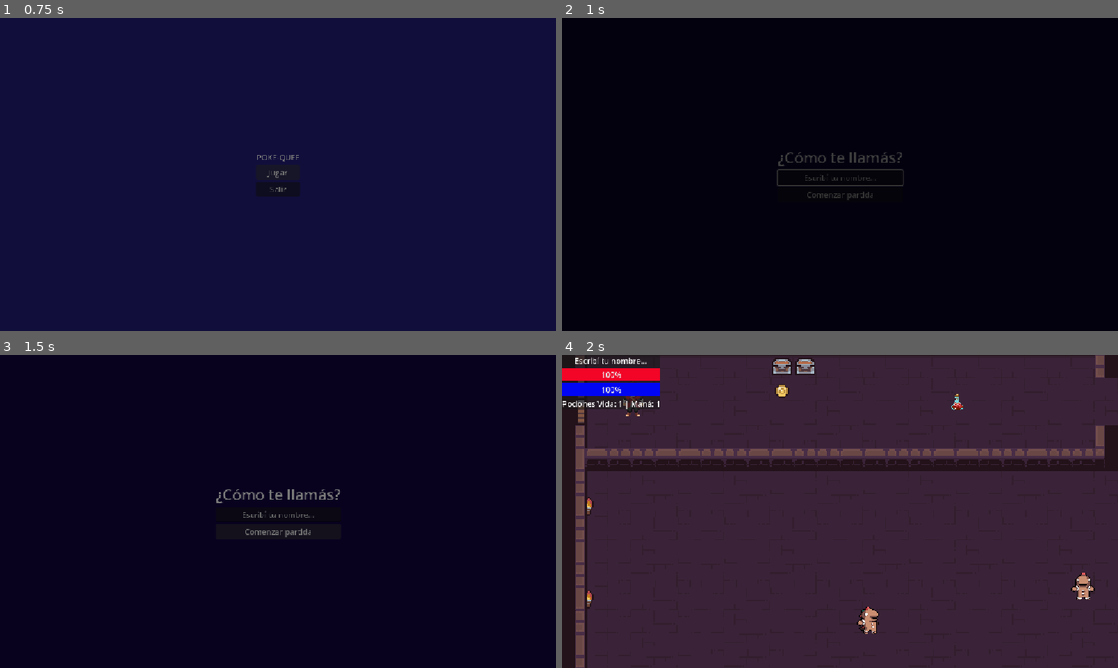
Above: before the commit, frames 1-4 (two rows, left to right).
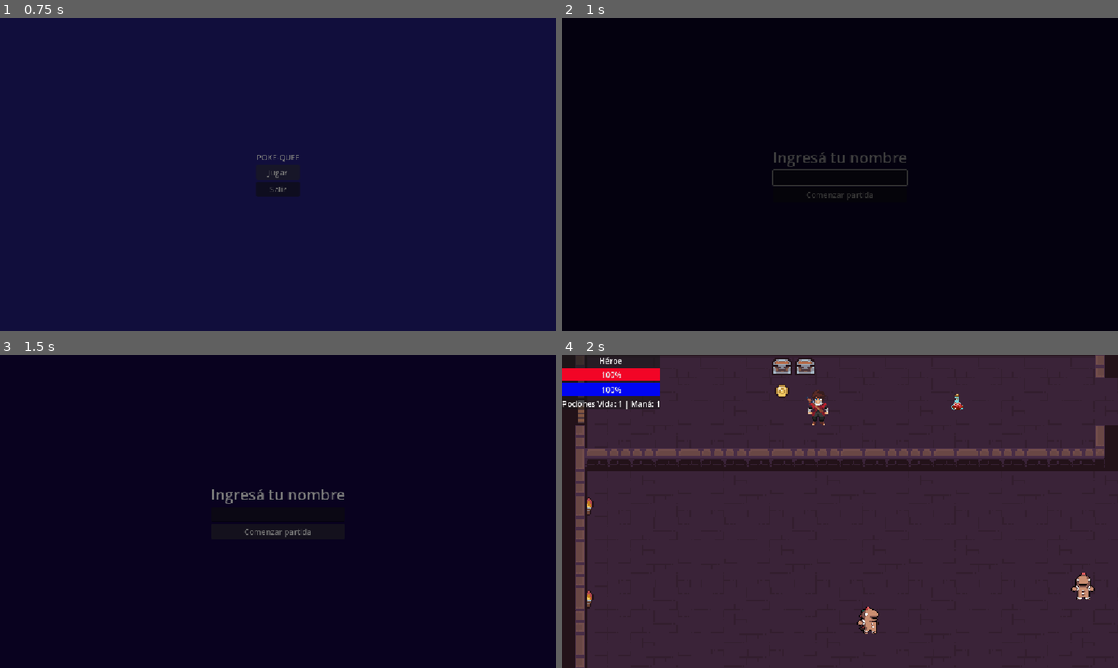
Above: after the commit, the same moments.

Repository: deffeu1/poke-que
Game: Godot game, scene res://escenas/MainMenu.tscn
Two runs of this game, one before a commit and one after it. Both use one fixed random seed, a clock stepped at 60 frames per second and the inputs below. Sound files missing from this copy of the repository are replaced by a short silence.
Inputs:
- Up to frame 1 (0.75 s): click "Jugar" at 0.5 s
- Up to frame 2 (1 s): no input
- Up to frame 3 (1.5 s): click "Comenzar partida" at 1.25 s
- Up to frame 4 (2 s): no input

Frame 1 is identical in both runs. In frame 2, 0.5% of the frame differs, in the area x 37-63%, y 42-59%; in frame 3, 0.5%, in the area x 38-62%, y 42-59%; in frame 4, 0.5%.

Commit message:
a

Diff:
--- a/poke-quee/escenas/NameInput.tscn
+++ b/poke-quee/escenas/NameInput.tscn
@@ -37,13 +37,12 @@
 [node name="Label" type="Label" parent="VBoxContainer" unique_id=406748453]
 layout_mode = 2
 theme_override_font_sizes/font_size = 31
-text = "¿Cómo te llamás?"
+text = "Ingresá tu nombre"
 horizontal_alignment = 1
 vertical_alignment = 1
 
 [node name="NameLineEdit" type="LineEdit" parent="VBoxContainer" unique_id=461227955]
 layout_mode = 2
-text = "Escribí tu nombre..."
 alignment = 1
 
 [node name="ConfirmButton" type="Button" parent="VBoxContainer" unique_id=1107397954]
--- a/poke-quee/escenas/world.tscn
+++ b/poke-quee/escenas/world.tscn
@@ -393,7 +393,7 @@
 tile_set = SubResource("TileSet_d0njd")
 
 [node name="character body" parent="." unique_id=1430670121 instance=ExtResource("2_58mta")]
-position = Vector2(49, 45)
+position = Vector2(177, 51)
 
 [node name="AudioPasos" type="AudioStreamPlayer" parent="character body" unique_id=89902777]
 stream = ExtResource("4_hiicl")
@@ -437,7 +437,7 @@
 volume_db = -20.411
 
 [node name="KeyPickup" parent="." unique_id=1294771555 instance=ExtResource("7_d0njd")]
-position = Vector2(118, 479)
+position = Vector2(536, 236)
 sonido_llave = ExtResource("12_7tvrm")
 
 [node name="BossEnemy" parent="." unique_id=2049287388 node_paths=PackedStringArray("segunda_ubicacion") instance=ExtResource("8_slmik")]
Not shown, added: poke-quee/export_presets.cfg
